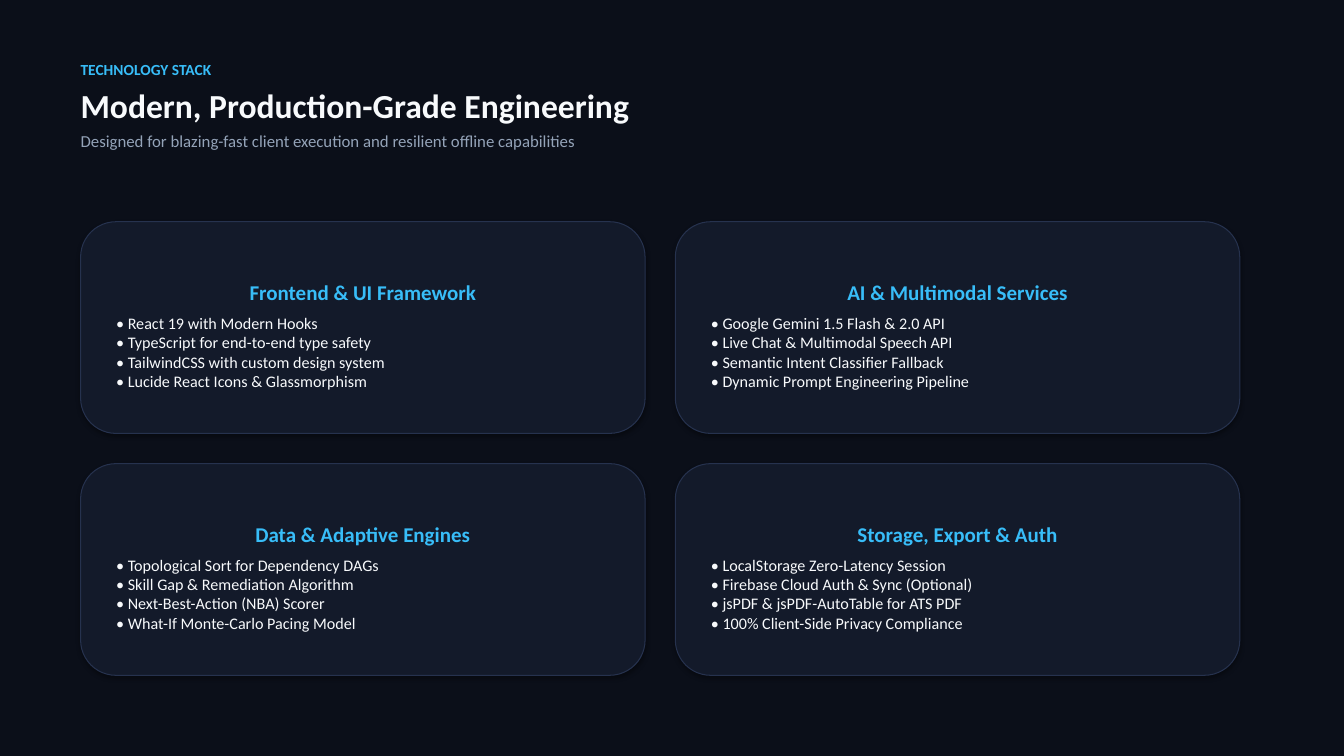
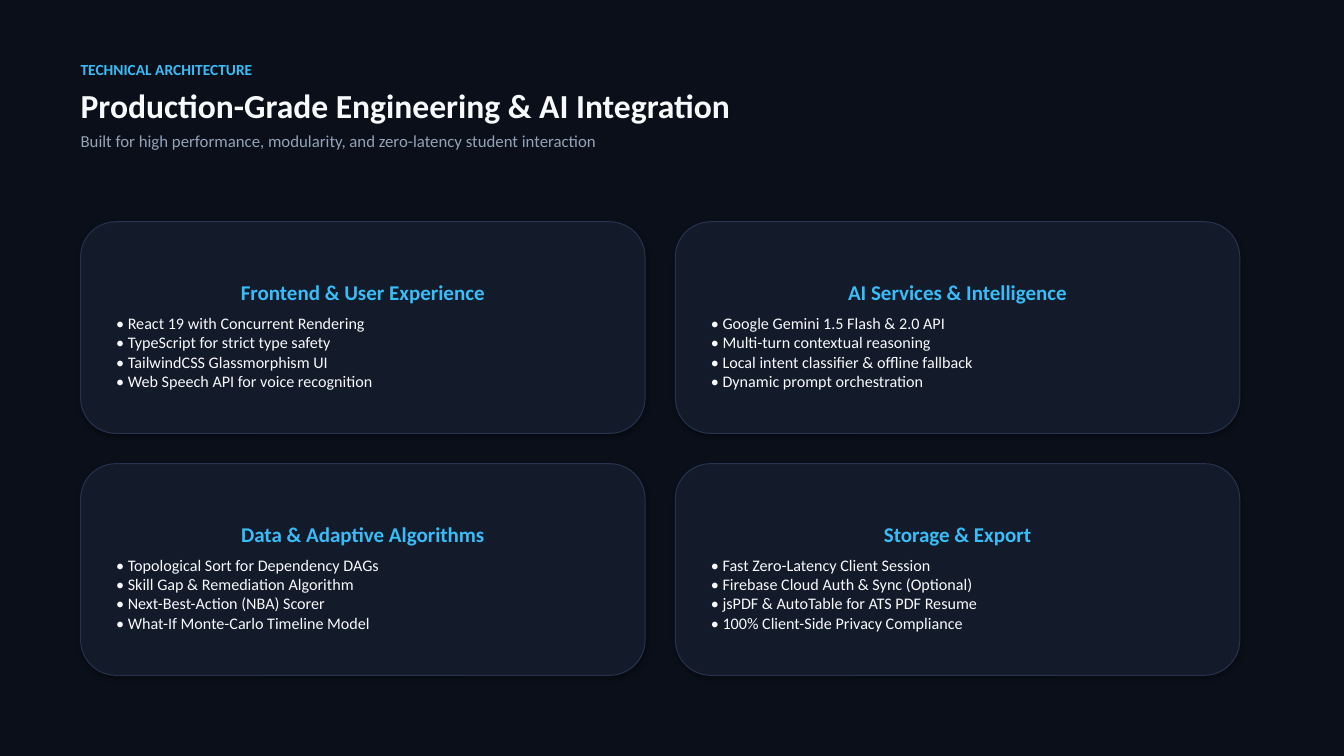
Before and after one commit to Sirivennela310505/NEXORA, a slide deck: slide 6 of NEXORA_Presentation.pptx (slide 5 before the commit). Drawn at 1344x756 pixels with LibreOffice and Linux fonts; fonts in the diff are those of the drawing. Boxes give left, top, right and bottom in pixels: in the first picture for what was removed or moved away, otherwise in the second. Text is boxed around its words. In the diff, an @@ line names an element or a change of style, - is before the commit and + after.

```diff
--- a/NEXORA_Presentation.pptx
+++ b/NEXORA_Presentation.pptx
@@ text at [81,65,730,150]: text changed @@
-TECHNOLOGY STACK
-Modern, Production-Grade Engineering
-Designed for blazing-fast client execution and resilient offline capabilities
+TECHNICAL ARCHITECTURE
+Production-Grade Engineering & AI Integration
+Built for high performance, modularity, and zero-latency student interaction
@@ text in rounded rectangle at [128,285,484,390]: text changed @@
-Frontend & UI Framework
-• React 19 with Modern Hooks
-• TypeScript for end-to-end type safety
-• TailwindCSS with custom design system
-• Lucide React Icons & Glassmorphism
+Frontend & User Experience
+• React 19 with Concurrent Rendering
+• TypeScript for strict type safety
+• TailwindCSS Glassmorphism UI
+• Web Speech API for voice recognition
@@ text in rounded rectangle at [723,285,1067,390]: text changed @@
-AI & Multimodal Services
-• Google Gemini 1.5 Flash & 2.0 API
-• Live Chat & Multimodal Speech API
-• Semantic Intent Classifier Fallback
-• Dynamic Prompt Engineering Pipeline
+AI Services & Intelligence
+• Google Gemini 1.5 Flash & 2.0 API
+• Multi-turn contextual reasoning
+• Local intent classifier & offline fallback
+• Dynamic prompt orchestration
@@ text in rounded rectangle at [128,527,484,629]: text changed @@
-Data & Adaptive Engines
-• Topological Sort for Dependency DAGs
-• Skill Gap & Remediation Algorithm
-• Next-Best-Action (NBA) Scorer
-• What-If Monte-Carlo Pacing Model
+Data & Adaptive Algorithms
+• Topological Sort for Dependency DAGs
+• Skill Gap & Remediation Algorithm
+• Next-Best-Action (NBA) Scorer
+• What-If Monte-Carlo Timeline Model
@@ text in rounded rectangle at [723,528,1031,632]: text changed @@
-Storage, Export & Auth
-• LocalStorage Zero-Latency Session
-• Firebase Cloud Auth & Sync (Optional)
-• jsPDF & jsPDF-AutoTable for ATS PDF
-• 100% Client-Side Privacy Compliance
+Storage & Export
+• Fast Zero-Latency Client Session
+• Firebase Cloud Auth & Sync (Optional)
+• jsPDF & AutoTable for ATS PDF Resume
+• 100% Client-Side Privacy Compliance
```
Also in this commit, not shown: 5 other slides changed, 2 slides added, 1 slide removed, 3 other files.
